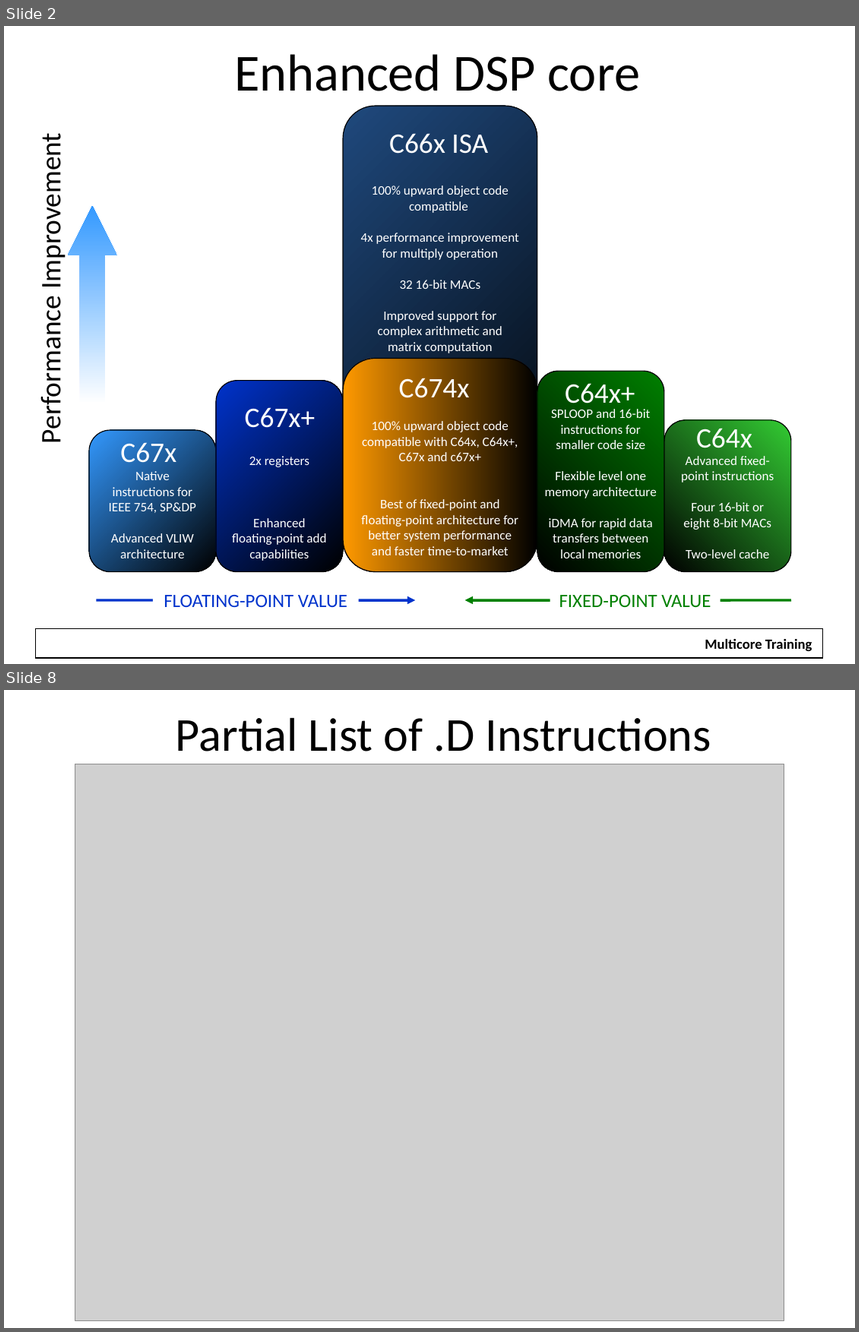
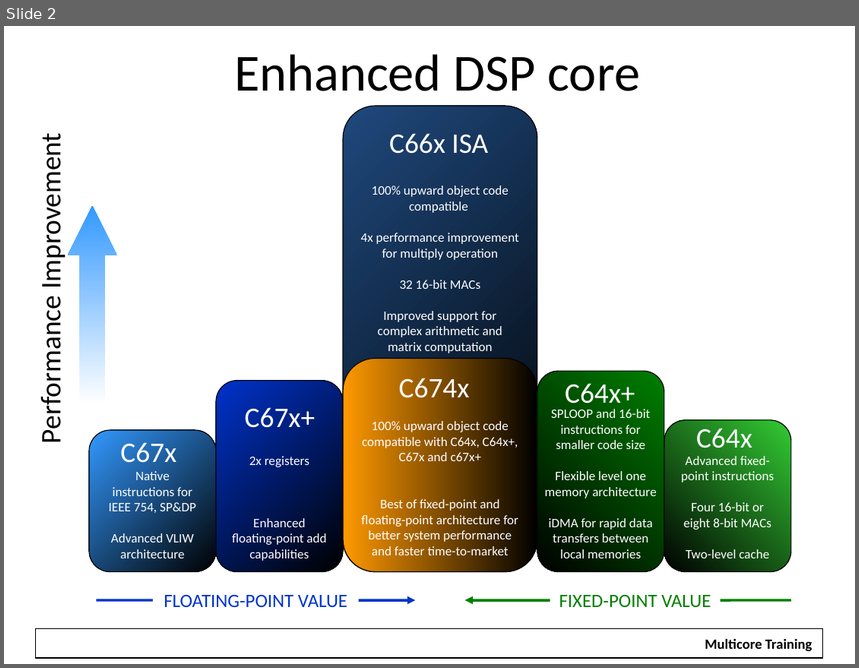
Before and after one commit to hari1989/keystone-workshop, a slide deck: slides/KeyStone Overview.pptx. Shown one above the other, each under a label of ours: slides 2 and 8 before the commit, slide 2 after it; the slides between them are not shown. The pictures are 859x1332 and 859x668 pixels, drawn with LibreOffice and Linux fonts; fonts in the diff are those of the drawing; grey boxes stand for pictures; background and template pictures are left out. Boxes give left, top, right and bottom in pixels: in the first picture for what was removed or moved away, otherwise in the second. Text is boxed around its words. In the diff, an @@ line names an element or a change of style, - is before the commit and + after.

```diff
--- a/slides/KeyStone Overview.pptx
+++ b/slides/KeyStone Overview.pptx
@@ slide 8 removed at <box>4,690,855,1328</box>, background #FFFFFF; not listed: 1 template element that a slide beside it also shows @@
@@ title removed at <box>176,717,712,752</box> @@
-Partial List of .D Instructions
@@ picture removed at <box>75,764,784,1321</box> @@
@@ rectangle removed at <box>25,1292,841,1326</box> @@
```
Also in this commit, not shown: 13 other slides removed.
